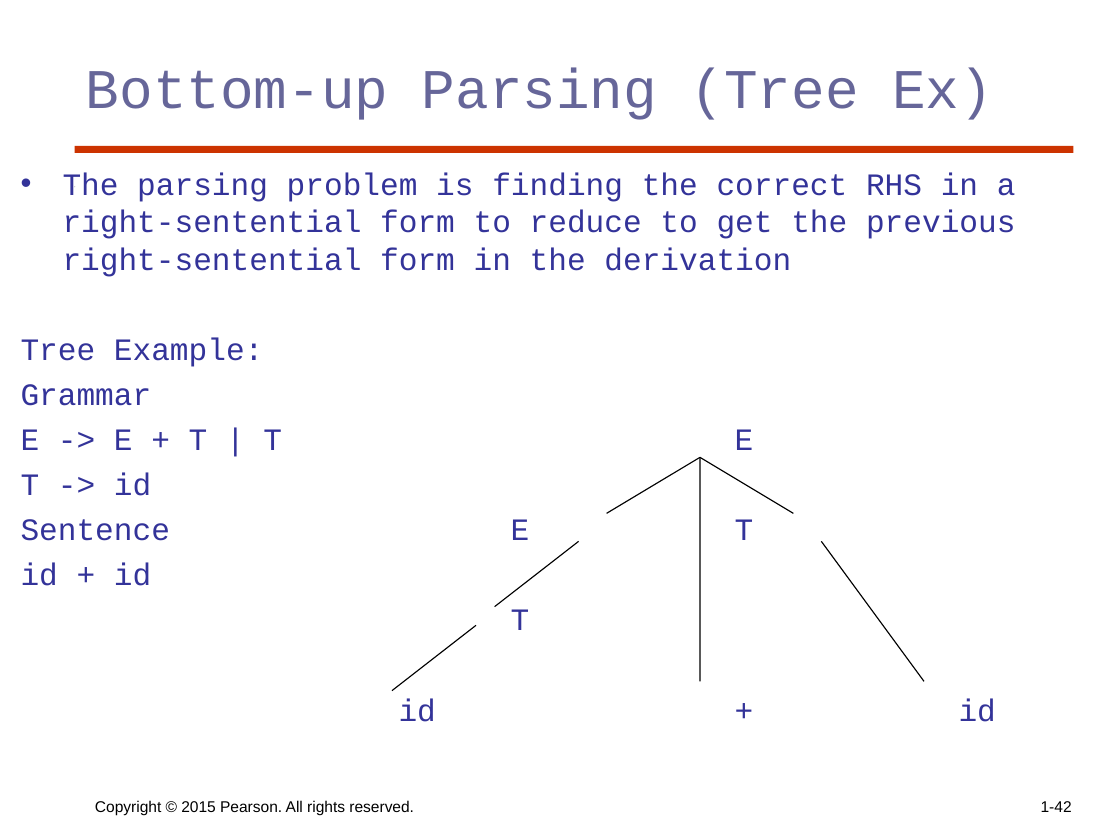
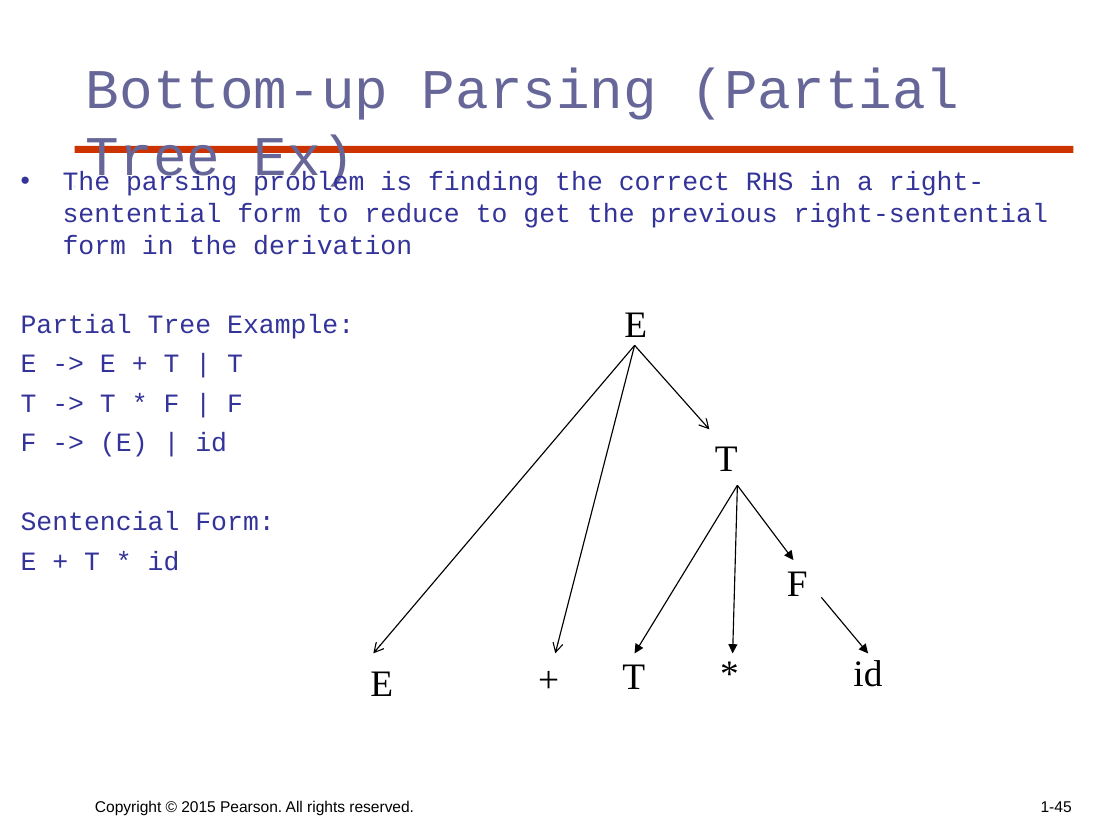
Before and after one commit to Kareithdyce/Auburn-Classes, a slide deck: slide 45 of Programming Language/pl11ch4.ppt (slide 42 before the commit). Drawn at 1120x840 pixels with LibreOffice and Linux fonts; fonts in the diff are those of the drawing. Boxes give left, top, right and bottom in pixels: in the first picture for what was removed or moved away, otherwise in the second. Text is boxed around its words. In the diff, an @@ line names an element or a change of style, - is before the commit and + after.

```diff
--- a/Programming Language/pl11ch4.ppt
+++ b/Programming Language/pl11ch4.ppt
@@ title at box(86, 68, 960, 190): text changed @@
-Bottom-up Parsing (Tree Ex)
+Bottom-up Parsing (Partial Tree Ex)
@@ text at box(63, 172, 1048, 255): size 20 to 17 pt in "The parsing problem is finding the correct ..." @@
@@ text at box(21, 314, 354, 571): text changed; size 20 to 17 pt @@
-Tree Example:
-Grammar
-E -> E + T | T E
-T -> id
-Sentence E T
-id + id
-T
-id + id
+Partial Tree Example:
+E -> E + T | T
+T -> T * F | F
+F -> (E) | id
+Sentencial Form:
+E + T * id
@@ text added at box(624, 312, 647, 337), 24 pt, text #000000 @@
+E
@@ arrow added from (635, 345) to (373, 653), #000000 0.74 pt @@
@@ arrow added from (635, 345) to (556, 653), #000000 0.74 pt @@
@@ line moved from (700, 457) - (607, 513) to (635, 345) - (709, 429) @@
@@ line (635, 345) - (709, 429): line to arrow @@
@@ text added at box(715, 446, 738, 471), 24 pt, text #000000 @@
+T
@@ line moved from (579, 541) - (495, 607) to (737, 485) - (635, 653) @@
@@ line (737, 485) - (635, 653): line to arrow @@
@@ line moved from (700, 457) - (700, 681) to (737, 485) - (732, 653) @@
@@ line (737, 485) - (732, 653): line to arrow @@
@@ line moved from (700, 457) - (793, 513) to (737, 485) - (793, 560) @@
@@ line (737, 485) - (793, 560): line to arrow @@
@@ text added at box(787, 571, 808, 596), 24 pt, text #000000 @@
+F
@@ line moved from (821, 541) - (924, 681) to (821, 597) - (868, 653) @@
@@ line (821, 597) - (868, 653): line to arrow @@
@@ line removed from (476, 625) to (392, 691) @@
@@ text added at box(528, 650, 584, 706), 24 pt, text #000000 @@
++
@@ text added at box(709, 643, 765, 699), 24 pt, text #000000 @@
+*
@@ text added at box(370, 671, 393, 696), 24 pt, text #000000 @@
+E
@@ text added at box(622, 664, 645, 689), 24 pt, text #000000 @@
+T
@@ text added at box(853, 660, 882, 687), 24 pt, text #000000 @@
+id
@@ page number at box(1041, 801, 1072, 812): text changed @@
-1-42
+1-45
```
Also in this commit, not shown: 3 other slides changed, 2 slides added, 2 slides removed, 5 other files.
